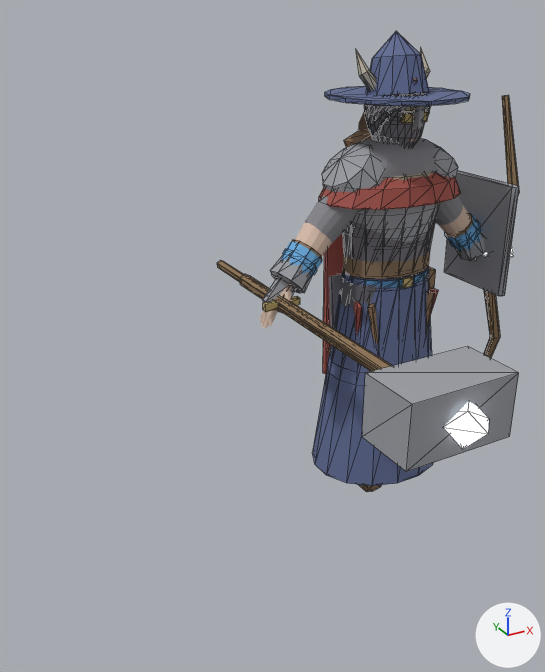
Renders of the glTF model art/creator/humanoid_slim/export/humanoid_slim_feminine.glb from each side of a commit.
Camera for both pictures: a 50 mm camera at (-1.98, -2.56, 2.12) aimed at (-0.7, -0.22, 0.95). The lights are fixed; the arrows at lower right show +X, +Y and +Z. The older version comes first. Mesh edges are drawn as thin lines on the coarser meshes.

Objects in the first picture: 'humanoid_slim_feminine.001', 'part.arms.gauntlets', 'part.head.wide_hat', 'part.offhand.bow', 'part.offhand.shield', 'part.shoulders.mantle', 'part.shoulders.pauldrons', 'part.torso.breastplate', 'part.torso.coat', 'part.torso.robe', 'part.weapon.maul', 'part.weapon.staff', 'part.weapon.sword' and 14 more.
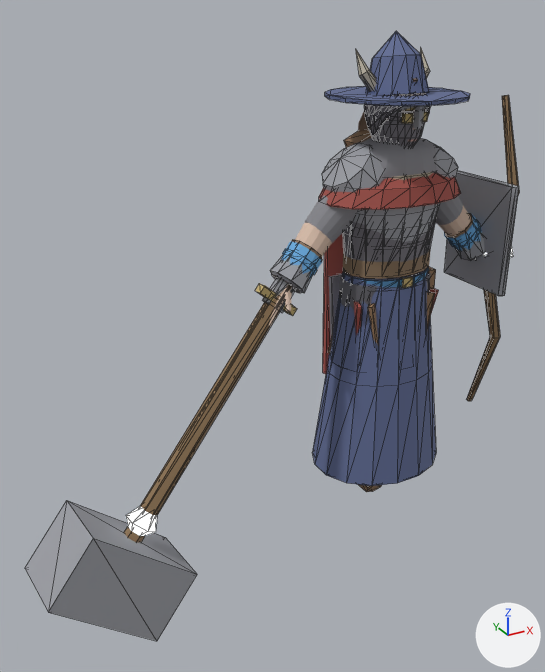
Changed parts and their boxes (x1, y1, x2, y2) in the pictures (545 x 672 px; the box of a moved part takes in the faces that stretch with it):
```json
{"object": "part.weapon.maul", "change": "reshaped", "before": [240, 274, 519, 472], "after": [25, 285, 291, 641]}
{"object": "part.weapon.staff", "change": "reshaped", "before": [217, 260, 489, 449], "after": [126, 506, 157, 536]}
{"object": "part.weapon.sword", "change": "reshaped", "before": [263, 296, 300, 312], "after": [255, 283, 297, 316]}
{"part": 2, "of": "me_part_weapon_staff", "change": "moved or reshaped", "before": [217, 260, 244, 282], "on screen": "not visible afterwards"}
{"part": 3, "of": "me_part_weapon_staff", "change": "added", "after": [126, 506, 157, 536]}
{"part": 4, "of": "me_part_weapon_staff", "change": "deleted", "before": [444, 402, 489, 449]}
```

The change, as JSON lines over the scene's bpy script:
```json
{"block": "me_part_weapon_maul", "where": "# used by ob_part_weapon_maul; location = (0.0, 0.0, 0.0)"}
{"op": "remove", "block": "me_part_weapon_maul", "code": "me_part_weapon_maul.from_pydata(...)  # 20 vertices, 32 faces; spans x -0.765..-0.365, y -1.142..0.268, z 0.895..1.115"}
{"op": "add", "block": "me_part_weapon_maul", "code": "me_part_weapon_maul.from_pydata(...)  # 20 vertices, 32 faces; spans x -1.693..-0.349, y -0.306..0.047, z -0.265..1.258"}
{"block": "me_part_weapon_maul", "change": "me_part_weapon_maul part 1: 20 of 20 vertices moved; they spanned x -0.765..-0.365, y -1.142..0.268, z 0.895..1.115 and now span x -1.693..-0.349, y -0.306..0.047, z -0.265..1.258; mean shift (-0.489, 0.538, -0.579)"}
{"block": "me_part_weapon_staff", "where": "# used by ob_part_weapon_staff; location = (0.0, 0.0, 0.0)"}
{"op": "remove", "block": "me_part_weapon_staff", "code": "me_part_weapon_staff.from_pydata(...)  # 20 vertices, 32 faces; spans x -0.64..-0.49, y -1.23..0.52, z 0.94..1.07"}
{"op": "add", "block": "me_part_weapon_staff", "code": "me_part_weapon_staff.from_pydata(...)  # 25 vertices, 42 faces; spans x -1.3..-0.14, y -0.19..0.07, z 0.14..1.51"}
{"block": "me_part_weapon_staff", "change": "me_part_weapon_staff part 2: the loose piece of 12 vertices spanning x -0.58..-0.55, y -1.08..0.52, z 0.98..1.03 is multiplied about its middle by the matrix ((0.773, 0.647, 0.061), (0.0, 0.094, -1.006), (-0.65, 0.77, 0.072)), then moved by (-0.11, 0.25, -0.13)"}
{"block": "me_part_weapon_staff", "change": "me_part_weapon_staff part 3: a new loose piece of 13 vertices spanning x -1.3..-1.17, y -0.19..-0.05, z 0.14..0.28, in mat_emissive"}
{"block": "me_part_weapon_staff", "change": "me_part_weapon_staff part 4: the loose piece of 8 vertices spanning x -0.64..-0.49, y -1.23..-1.07, z 0.94..1.07 is deleted"}
{"block": "me_part_weapon_sword", "where": "# used by ob_part_weapon_sword; location = (0.0, 0.0, 0.0)"}
{"op": "remove", "block": "me_part_weapon_sword", "code": "me_part_weapon_sword.from_pydata(...)  # 25 vertices, 38 faces; spans x -0.645..-0.485, y -0.882..0.028, z 0.99..1.02"}
{"op": "add", "block": "me_part_weapon_sword", "code": "me_part_weapon_sword.from_pydata(...)  # 29 vertices, 46 faces; spans x -1.142..-0.455, y -0.101..0.026, z 0.322..1.133"}
{"block": "me_part_weapon_sword", "change": "me_part_weapon_sword part 5: the whole mesh is rebuilt"}
```
